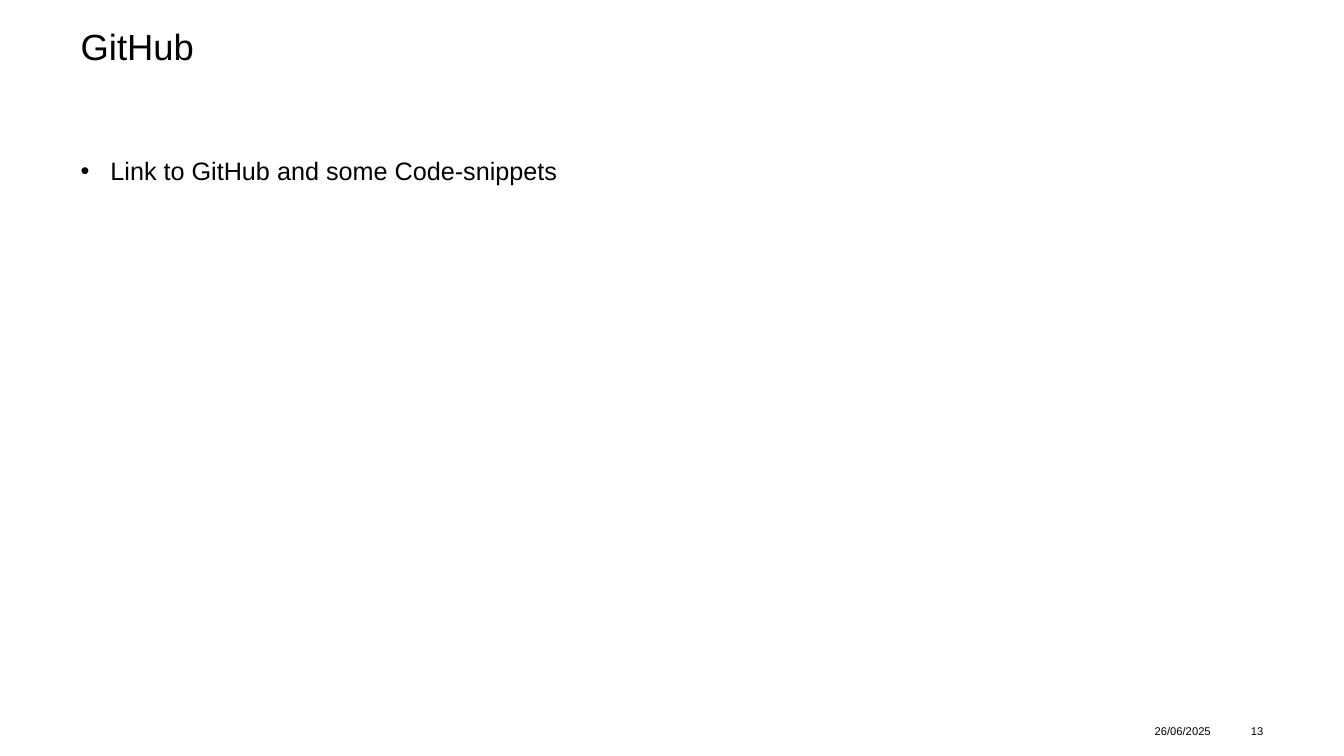
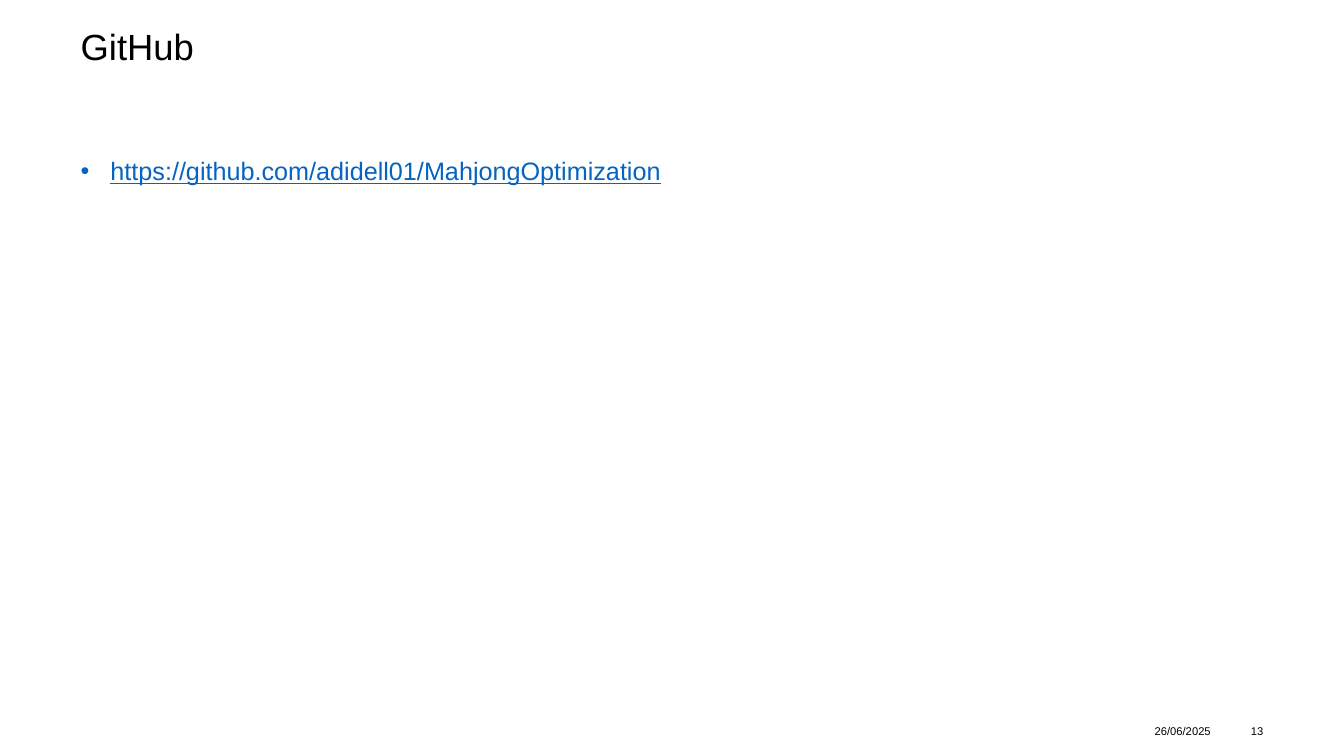
Before and after one commit to adidell01/MahjongOptimization, a slide deck: slide 13 of ProjectPresentation_asadikovic_jlyrer.pptx. Drawn at 1344x756 pixels with LibreOffice and Linux fonts; fonts in the diff are those of the drawing; background and template pictures are left out. Boxes give left, top, right and bottom in pixels: in the first picture for what was removed or moved away, otherwise in the second. Text is boxed around its words. In the diff, an @@ line names an element or a change of style, - is before the commit and + after.

Commit message:
Added GitHub_Link

```diff
--- a/ProjectPresentation_asadikovic_jlyrer.pptx
+++ b/ProjectPresentation_asadikovic_jlyrer.pptx
@@ text at [110,161,660,186]: text changed; text colour #000000 to #0563C1 @@
-• Link to GitHub and some Code-snippets
+• https://github.com/adidell01/MahjongOptimization
```
